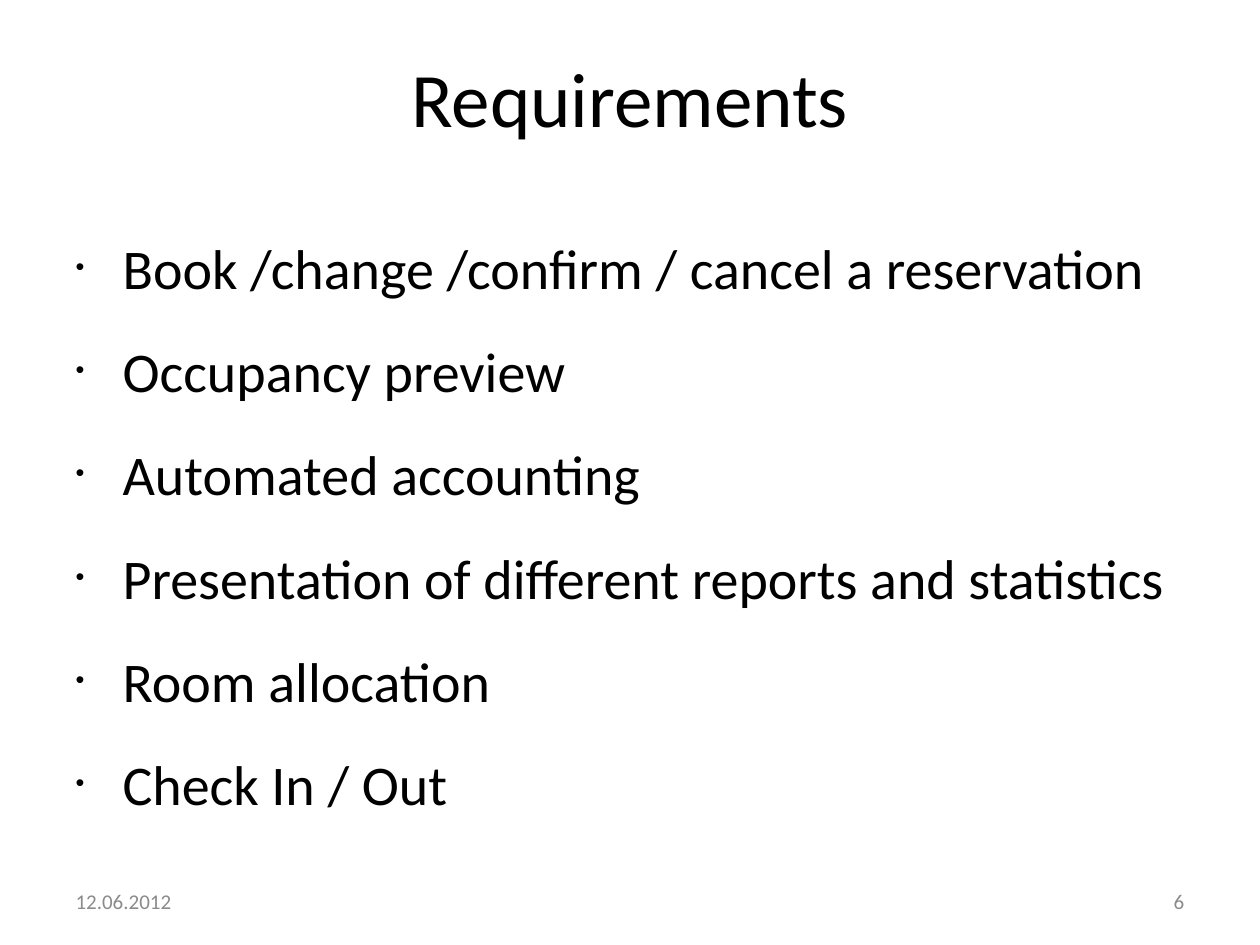
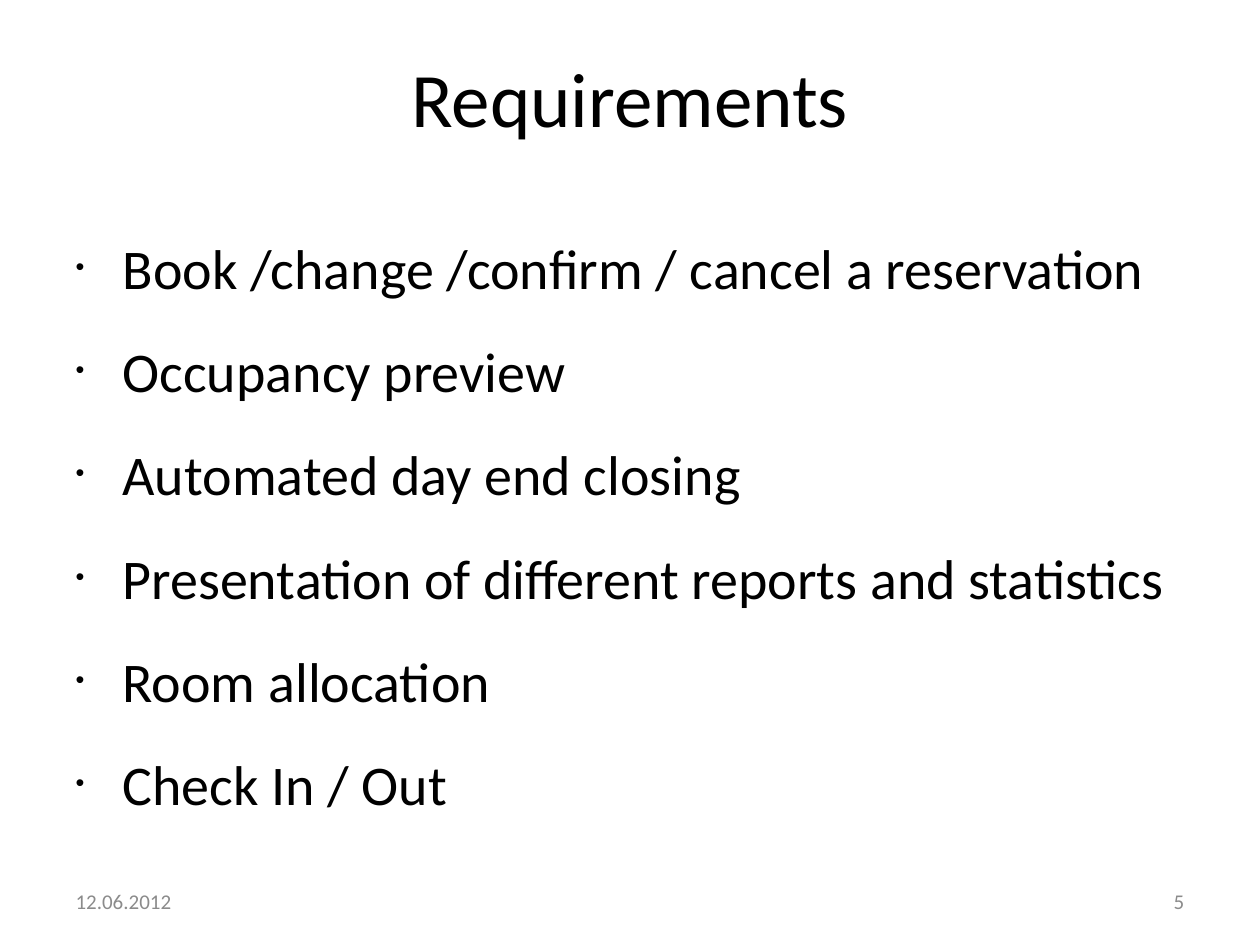
Before and after one commit to markusmo/HotelSoftware, a slide deck: slide 5 of Documentation/Praesentation/PresentationRoomanizer.pptx (slide 6 before the commit). Drawn at 1260x945 pixels with LibreOffice and Linux fonts; fonts in the diff are those of the drawing. Boxes give left, top, right and bottom in pixels: in the first picture for what was removed or moved away, otherwise in the second. Text is boxed around its words. In the diff, an @@ line names an element or a change of style, - is before the commit and + after.

```diff
--- a/Documentation/Praesentation/PresentationRoomanizer.pptx
+++ b/Documentation/Praesentation/PresentationRoomanizer.pptx
@@ text at box(123, 456, 740, 505): text changed @@
-• Automated accounting
+• Automated day end closing
@@ page number at box(1174, 895, 1185, 909): text changed @@
-6
+5
```
Also in this commit, not shown: 8 other slides changed, 2 other files.
